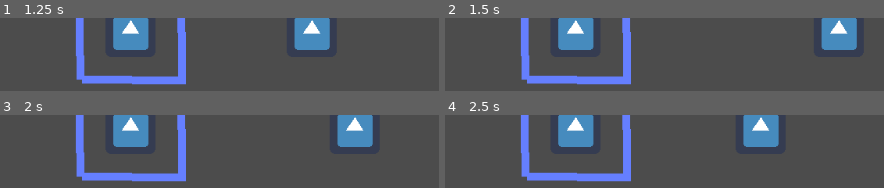
Above: before the commit, frames 1-4 (two rows, left to right).
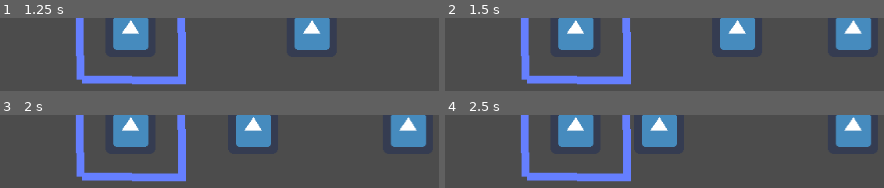
Above: after the commit, the same moments.

Repository: dannroda/PurpuraMunicipal
Game: Godot game, scene res://Control.tscn
Two runs of this game, one before a commit and one after it. Both use one fixed random seed, a clock stepped at 60 frames per second and the inputs below. The engine's default icon, where the game draws it, is replaced by a stand-in: a white triangle on a blue panel in a dark square.
Inputs:
- Up to frame 1 (1.25 s): hold Right (ui_right) from 0.53 s (still down)
- Up to frame 2 (1.5 s): release Right (ui_right) at 1.28 s; hold Down (ui_down) from 1.28 s (still down)
- Up to frame 3 (2 s): keep holding Down (ui_down)
- Up to frame 4 (2.5 s): release Down (ui_down) at 2.03 s; hold Right (ui_right) from 2.03 s (still down)

Frame 1 is identical in both runs. In frame 2, 7.1% of the frame differs, in the area x 62-98%, y 0-44%; in frame 3, 11%; in frame 4, 11%, in the area x 44-98%, y 0-44%.

Commit message:
micro fix

Diff:
--- a/Boton.gd
+++ b/Boton.gd
@@ -6,10 +6,16 @@
 var falla = false
 func _ready():
 		$Nota.position.x = 500
-
+var cantidad = 0
+var teclas_cancion = load("res://Notas.tscn").instance()
 func _process(delta):
 	if Input.is_action_just_pressed("ui_down"):
-		$Nota.position.x = 500
+		if cantidad < 5:
+			teclas_cancion.position = Vector2(500,0)
+			add_child(teclas_cancion)
+			++cantidad
+		if teclas_cancion:
+			teclas_cancion.position.x -= 100 * delta
 	if $Nota.position.x > 0:
 		$Nota.position.x -= 100 * delta
 	if Input.is_action_just_pressed("ui_up"):
